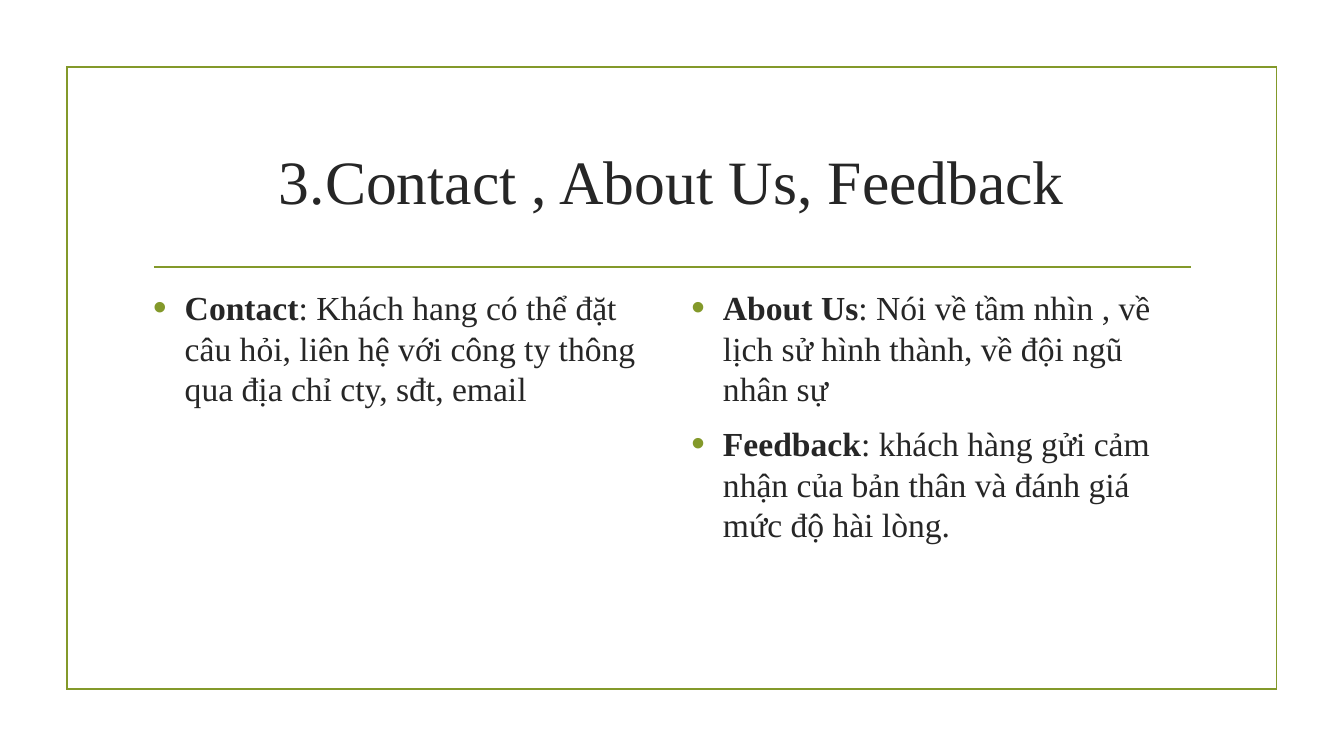
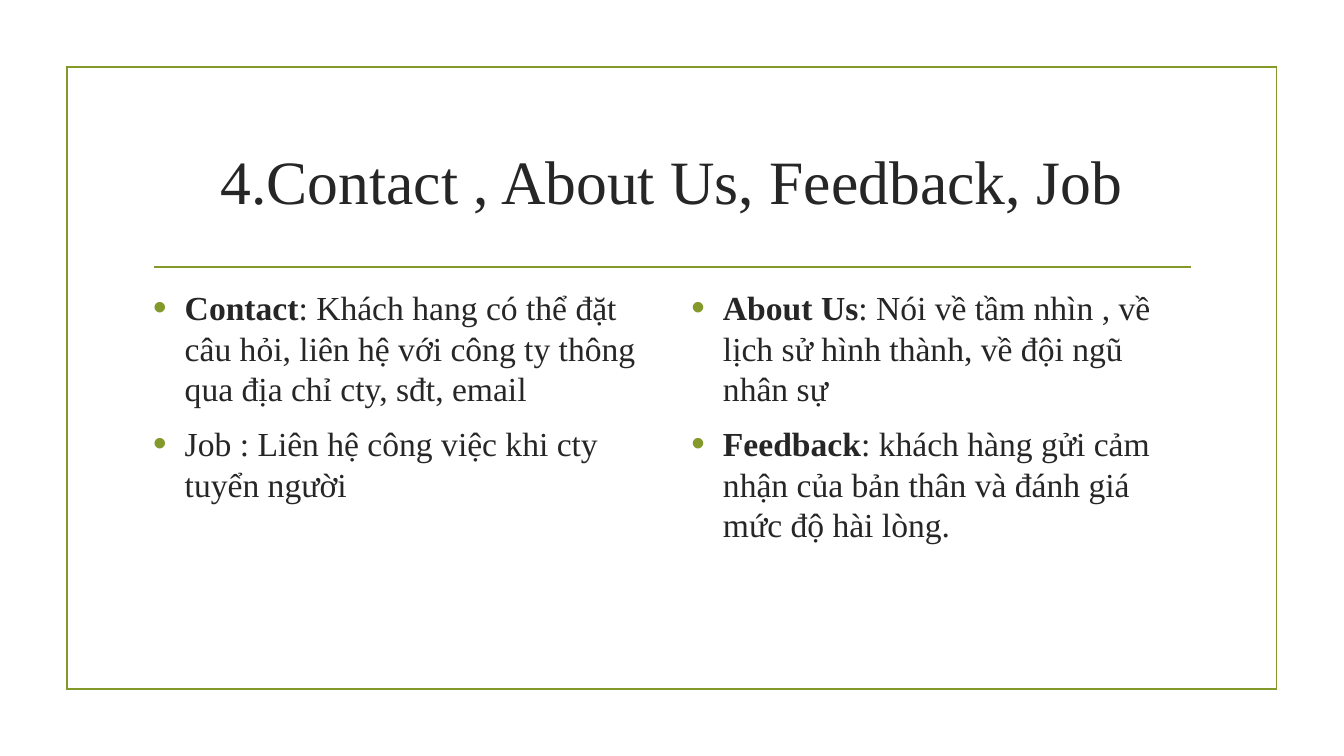
Before and after one commit to oanhbt/T1804E-UNIVERSAL_STATIONARY, a slide deck: slide 7 of sline.pptx. Drawn at 1344x756 pixels with LibreOffice and Linux fonts; fonts in the diff are those of the drawing; background and template pictures are left out. Boxes give left, top, right and bottom in pixels: in the first picture for what was removed or moved away, otherwise in the second. Text is boxed around its words. In the diff, an @@ line names an element or a change of style, - is before the commit and + after.

```diff
--- a/sline.pptx
+++ b/sline.pptx
@@ title at [221, 161, 1122, 214]: text changed @@
-3.Contact , About Us, Feedback
+4.Contact , About Us, Feedback, Job
@@ text at [185, 432, 598, 503]: paragraph added @@
+• Job : Liên hệ công việc khi cty tuyển người
```
Also in this commit, not shown: 3 other slides changed, 3 slides added, 2 slides removed, 2 other files.
